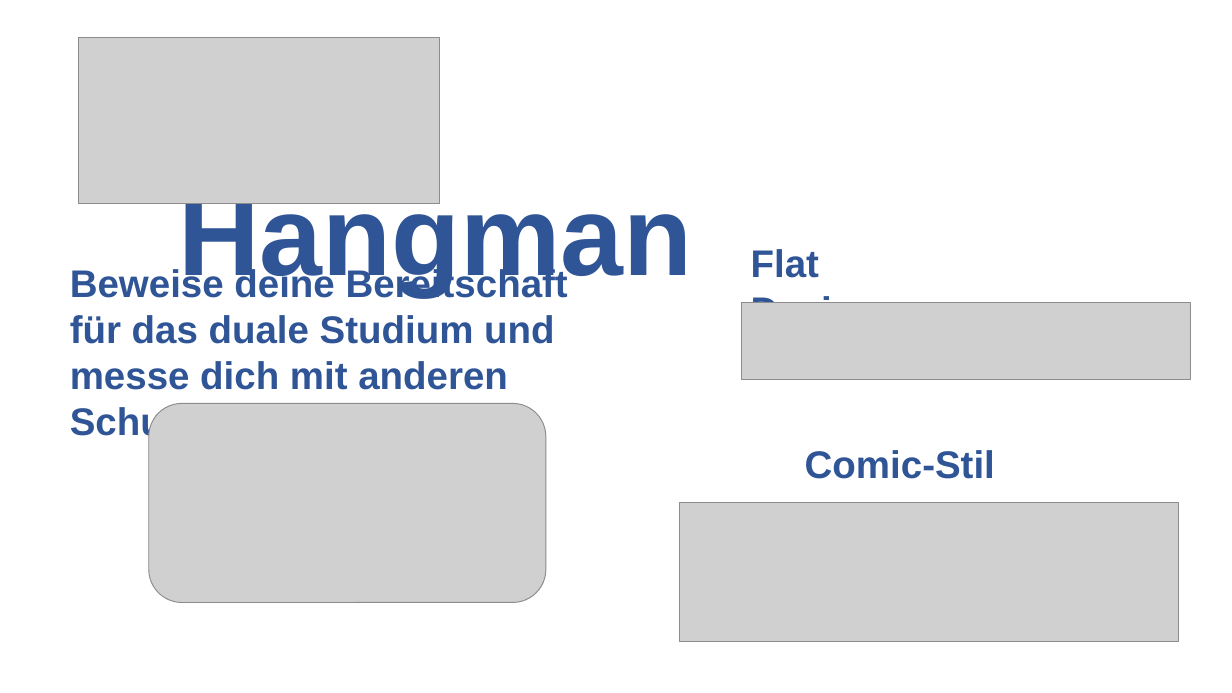
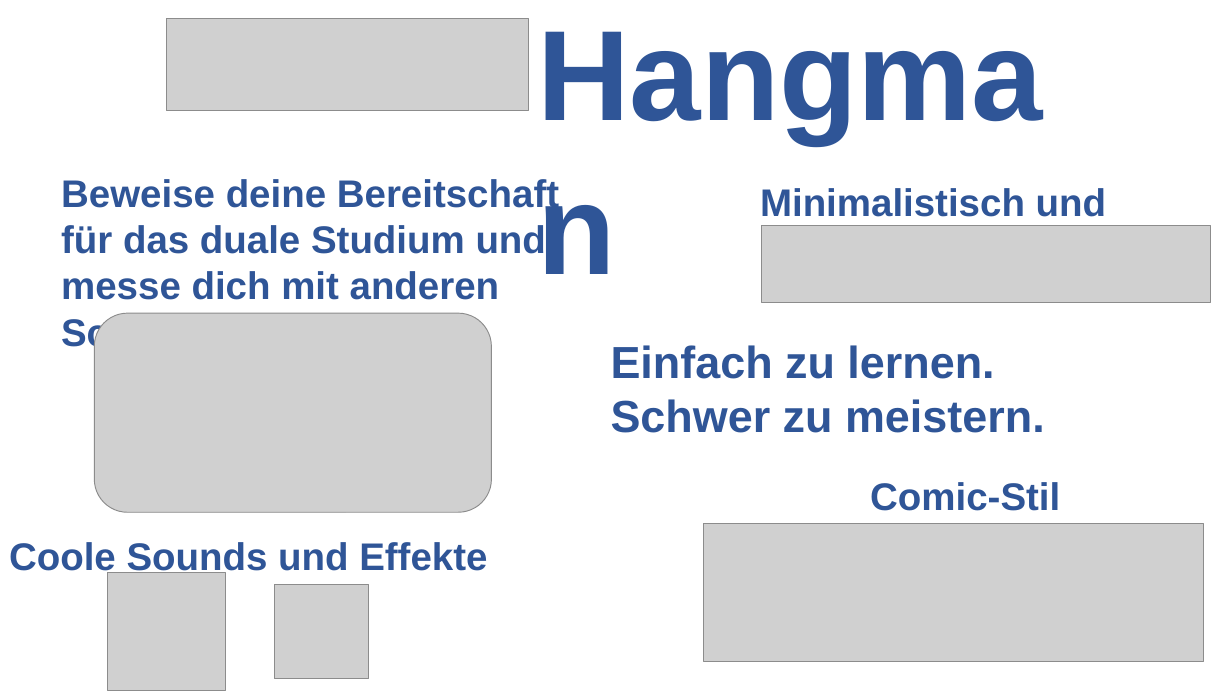
Before and after one commit to klepek42/fhangmandw, a slide deck: slide 1 of fhangmandw/fhangmandw/Pitcher Hangman WIP.pptx. Drawn at 1232x693 pixels with LibreOffice and Linux fonts; fonts in the diff are those of the drawing; grey boxes stand for pictures. Boxes give left, top, right and bottom in pixels: in the first picture for what was removed or moved away, otherwise in the second. Text is boxed around its words. In the diff, an @@ line names an element or a change of style, - is before the commit and + after.

Commit message:
Version 1.8.9
Pitcher angepasst. Logo angepasst. FHDW Hangman Logo für WordPress.

```diff
--- a/fhangmandw/fhangmandw/Pitcher Hangman WIP.pptx
+++ b/fhangmandw/fhangmandw/Pitcher Hangman WIP.pptx
@@ picture resized from (x1=79, y1=37, x2=440, y2=203) to (x1=166, y1=18, x2=528, y2=111) @@
@@ text "Beweise deine Bereitschaft für das ..." moved from (x1=70, y1=266, x2=568, y2=390) to (x1=61, y1=179, x2=559, y2=300) @@
@@ text at (x1=178, y1=185, x2=692, y2=295): text changed; size 88 to 100 pt @@
-FHDW Hangman
+Hangman
@@ text added at (x1=760, y1=188, x2=1106, y2=270), 30 pt, text #2F5597, bold @@
+Minimalistisch und intuitiv
@@ picture moved from (x1=742, y1=302, x2=1190, y2=379) to (x1=762, y1=226, x2=1210, y2=302) @@
@@ text removed at (x1=751, y1=249, x2=879, y2=303) @@
-Flat Design
@@ picture moved from (x1=149, y1=404, x2=546, y2=604) to (x1=94, y1=313, x2=492, y2=513) @@
@@ text added at (x1=611, y1=345, x2=1045, y2=433), 35 pt, text #2F5597, bold @@
+Einfach zu lernen.
+Schwer zu meistern.
@@ text "Comic-Stil" moved from (x1=805, y1=450, x2=995, y2=479) to (x1=870, y1=482, x2=1060, y2=511) @@
@@ picture moved from (x1=679, y1=503, x2=1179, y2=640) to (x1=704, y1=524, x2=1204, y2=662) @@
@@ text added at (x1=9, y1=542, x2=487, y2=578), 30 pt, text #2F5597, bold @@
+Coole Sounds und Effekte
@@ picture added at (x1=108, y1=573, x2=226, y2=690) @@
@@ picture added at (x1=274, y1=584, x2=369, y2=678) @@
```
Also in this commit, not shown: 2 other files.
